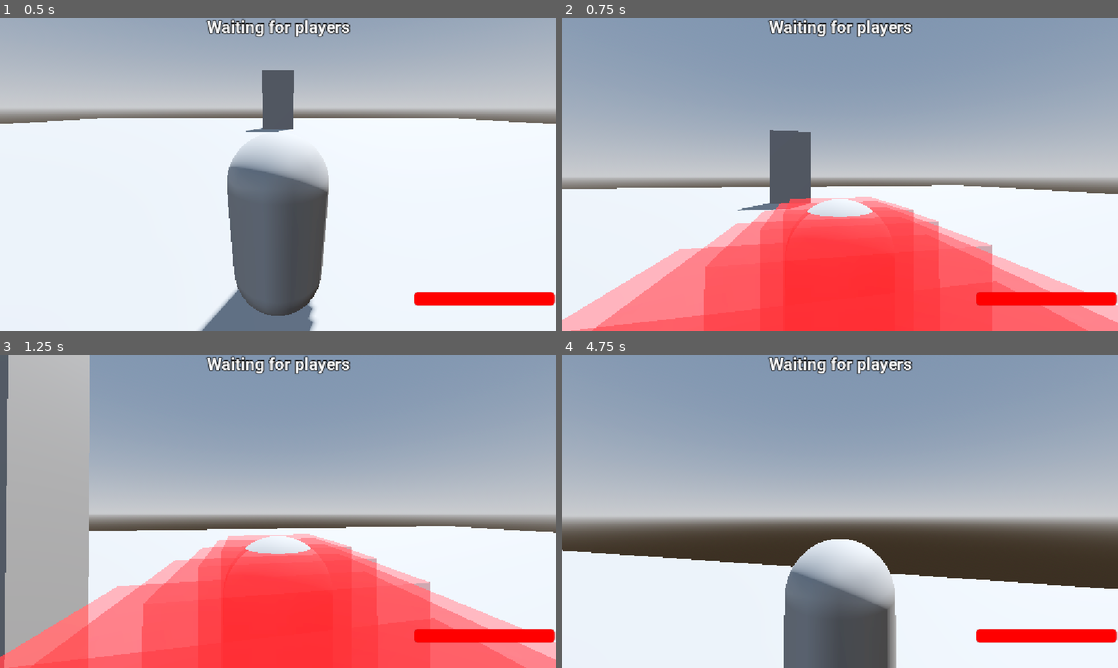
Above: before the commit, frames 1-4 (two rows, left to right).
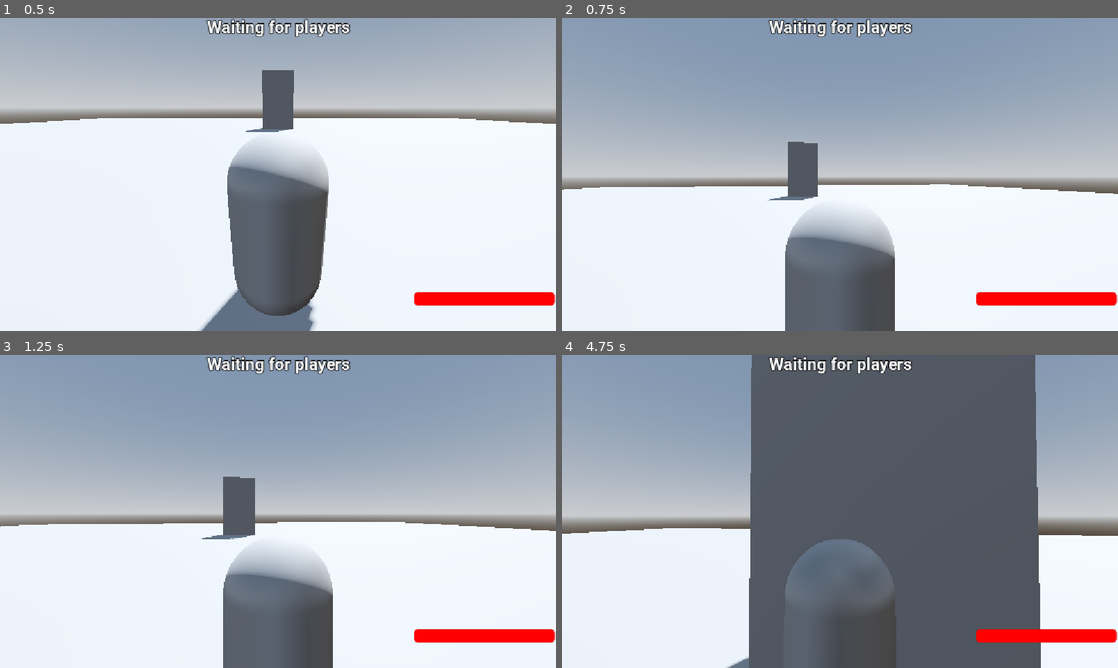
Above: after the commit, the same moments.

Repository: Virus01Official/forgotten_rewrite
Game: Godot game, scene res://main.tscn
Same seed, same stepped clock (60 frames per second), same inputs: the game is played once before the commit and once after it.
Inputs (mouse positions are in pixels of both pictures, inside the frame that each line leads up to):
- Up to frame 1 (0.5 s): no input
- Up to frame 2 (0.75 s): move the mouse to (867, 174) at 0.52 s; hold Up (ui_up) from 0.53 s (still down); hold E (Ability2) from 0.53 s (still down)
- Up to frame 3 (1.25 s): keep holding Up (ui_up); keep holding E (Ability2)
- Up to frame 4 (4.75 s): keep holding Up (ui_up); move the mouse to (812, 511) at 1.27 s; release E (Ability2) at 1.28 s; tap Q (Ability1) at 1.35 s; tap E (Ability2) at 1.55, 3.05, 4.55 s; move the mouse to (851, 505) at 2.02 s; hold E (Ability2) 2.03-2.78 s; move the mouse to (834, 517) at 2.77 s; tap R (Ability3) at 2.85 s; move the mouse to (878, 514) at 3.52 s; hold E (Ability2) 3.53-4.28 s; tap T (Ability4) at 3.6 s; move the mouse to (795, 508) at 4.27 s; click (795, 508) at 4.35 s

Frame 1 is identical in both runs. In frame 2, 27% of the frame differs, in the area x 0-100%, y 35-100%; in frame 3, 39%; in frame 4, 51%, in the area x 0-100%, y 0-100%.

Commit message:
added nyx

Diff:
--- a/UI/player_ui.tscn
+++ b/UI/player_ui.tscn
@@ -77,14 +77,6 @@
 offset_right = 1155.0
 offset_bottom = 650.0
 
-[node name="Label" type="Label" parent="GameStuff/Notifications" unique_id=973034805]
-visible = false
-layout_mode = 2
-text = "I don't fucking know: +35 coins +38 EXP"
-label_settings = SubResource("LabelSettings_c8xti")
-horizontal_alignment = 1
-vertical_alignment = 1
-
 [node name="Health" type="ProgressBar" parent="GameStuff" unique_id=1203356740]
 layout_mode = 0
 offset_left = 858.0
--- a/data/killers/yixi.json
+++ b/data/killers/yixi.json
@@ -9,8 +9,8 @@
 	"sprint_speed": 9.0
   },
   "music": {
-	"lms": "res://assets/music/vanity.mp3",
-	"chase": "res://assets/music/Chase.mp3"
+	"lms": "",
+	"chase": ""
   },
   "voicelines": {
 	"intro": [],
--- a/data/survivors/chance.json
+++ b/data/survivors/chance.json
@@ -1,6 +1,6 @@
 {
   "id": "chance",
-  "display_name": "Chance",
+  "display_name": "Cassidy",
   "type": "survivor",
   "stats": {
 	"health": 80,
--- /dev/null
+++ b/data/survivors/nyx.json
@@ -0,0 +1,38 @@
+{
+  "id": "nyx",
+  "display_name": "Nyx",
+  "type": "survivor",
+  "stats": {
+	"health": 80,
+	"stamina": 100,
+	"walk_speed": 5.0,
+	"sprint_speed": 9.0
+  },
+  "abilities": [
+	{
+	  "id": "ability1",
+	  "name": "Stab",
+	  "icon": "res://assets/textures/abilityTemplate.png",
+	  "cooldown": 30.0,
+	  "type": "nyx_stab",
+	  "damage": 10,
+	  "description": "Nyx lunges forward with a dagger, striking the killer for damage and sustaining herself. The outcome depends on positioning, rewarding precise backstabs with stronger effects."
+	},
+	{
+	  "id": "ability2",
+	  "name": "Crouch",
+	  "icon": "res://assets/textures/abilityTemplate.png",
+	  "cooldown": 45.0,
+	  "type": "crouch",
+	  "description": "Nyx enters a stealth state by crouching with her dagger in hand, silencing her footsteps and preparing for an ambush."
+	},
+	{
+	  "id": "ability3",
+	  "name": "Ritual",
+	  "icon": "res://assets/textures/abilityTemplate.png",
+	  "one_time_use": true,
+	  "type": "ritual",
+	  "description": "Nyx carves a Ritual into the ground, marking a respawn point that enables her second life through Oath."
+	}
+  ]
+}
--- /dev/null
+++ b/scenes/other/notifications_text.tscn
@@ -0,0 +1,15 @@
+[gd_scene format=3 uid="uid://2j4la2283rgo"]
+
+[ext_resource type="FontFile" uid="uid://diu4olylqsotv" path="res://assets/fonts/Roboto/static/Roboto-Bold.ttf" id="1_kckjy"]
+
+[sub_resource type="LabelSettings" id="LabelSettings_c8xti"]
+font = ExtResource("1_kckjy")
+font_size = 39
+outline_size = 6
+outline_color = Color(0, 0, 0, 1)
+
+[node name="Label" type="Label" unique_id=1601778548]
+text = "I don't fucking know: +35 coins +38 EXP"
+label_settings = SubResource("LabelSettings_c8xti")
+horizontal_alignment = 1
+vertical_alignment = 1
--- /dev/null
+++ b/scenes/other/ritual.tscn
@@ -0,0 +1,11 @@
+[gd_scene format=3 uid="uid://c8xuc53pffivt"]
+
+[sub_resource type="BoxMesh" id="BoxMesh_jw1ea"]
+
+[sub_resource type="StandardMaterial3D" id="StandardMaterial3D_jw1ea"]
+albedo_color = Color(0.38039216, 1, 1, 1)
+
+[node name="MeshInstance3D" type="MeshInstance3D" unique_id=1422055229]
+transform = Transform3D(1, 0, 0, 0, 0.10119361, 0, 0, 0, 1, 0, 0, 0)
+mesh = SubResource("BoxMesh_jw1ea")
+surface_material_override/0 = SubResource("StandardMaterial3D_jw1ea")
--- /dev/null
+++ b/scenes/other/snake.tscn
@@ -0,0 +1,11 @@
+[gd_scene format=3 uid="uid://bg2chmdsjyk0v"]
+
+[sub_resource type="StyleBoxFlat" id="StyleBoxFlat_pjmmk"]
+bg_color = Color(0, 0, 0, 1)
+
+[node name="Snake" type="Node2D" unique_id=2082571]
+
+[node name="Panel" type="Panel" parent="." unique_id=798834045]
+offset_right = 1152.0
+offset_bottom = 650.0
+theme_override_styles/panel = SubResource("StyleBoxFlat_pjmmk")
--- a/scripts/ability_component.gd
+++ b/scripts/ability_component.gd
@@ -15,6 +15,8 @@
 
 var slash_hit = preload("res://assets/sfx/Yixi_Hit.mp3")
 var envy_hit = preload("res://assets/sfx/envy_hit.ogg")
+
+var nyx_stab = preload("res://assets/sfx/Dagger_Success.mp3")
 
 var _dash_active := false
 #var _dash_timer := 0.0
@@ -203,7 +205,6 @@
 			$"..".velocity.z = forward.z * dash_speed
 			$"..".move_and_slide()
 
-			hit_flag.append($"..".global_position)
 			$"../..".add_hitbox(
 				$"..".hitboxes,
 				spawn_pos,
@@ -222,6 +223,7 @@
 
 	elif ability == "sword":
 		var hit_flag: Array = []
+		$"..".current_speed = $"..".WALK_SPEED / 2
 		for i in range(5):
 			var spawn_pos = $"..".global_position + -$"..".transform.basis.z * 1.0
 			spawn_pos.y -= 0.9
@@ -230,6 +232,8 @@
 			)
 			await get_tree().create_timer(0.05).timeout
 
+		$"..".current_speed = $"..".WALK_SPEED
+
 	elif ability == "chicken":
 		if $"..".health < $"..".maxhealth:
 			$"..".health = min($"..".health + 50, $"..".maxhealth)
@@ -268,6 +272,86 @@
 				$"..".hitboxes, spawn_pos, hit_flag, 25, "survivor", Vector3(1.0,1.0,1.0), slash_hit, $".."
 			)
 			await get_tree().create_timer(0.05).timeout
+
+	elif ability == "nyx_stab":
+		if $"..".crouching == false:
+			var hit_flag: Array = []
+
+			var forward = -$"..".transform.basis.z
+			forward.y = 0
+			forward = forward.normalized()
+			var dash_speed := 12.0
+			var dash_duration := 0.2
+			var elapsed := 0.0
+
+			$"..".current_speed = 0
+
+			await get_tree().create_timer(0.3).timeout
+
+			$"../SFX".stream = nyx_stab
+			$"../SFX".play()
+
+			while elapsed < dash_duration:
+				var delta = get_physics_process_delta_time()
+				elapsed += delta
+				$"..".velocity.x = forward.x * dash_speed
+				$"..".velocity.z = forward.z * dash_speed
+				$"..".move_and_slide()
+				await get_tree().physics_frame
+
+			for i in range(9):
+				var spawn_pos = $"..".global_position + -$"..".transform.basis.z * 1.0
+				spawn_pos.y -= 0.9
+				$"../..".add_hitbox(
+					$"..".hitboxes, spawn_pos, hit_flag, 25, "killer", Vector3(1.0,1.0,1.0), null, $".."
+				)
+				await get_tree().create_timer(0.05).timeout
+		else:
+			var hit_flag: Array = []
+
+			var forward = -$"..".transform.basis.z
+			forward.y = 0
+			forward = forward.normalized()
+			var dash_speed := 12.0
+			var dash_duration := 0.5
+			var elapsed := 0.0
+
+			var hit_interval := 0.1
+			var hit_timer := 0.0
+
+			$"..".current_speed = 0
+
+			await get_tree().create_timer(0.3).timeout
+
+			$"../SFX".stream = nyx_stab
+			$"../SFX".play()
+
+			while elapsed < dash_duration:
+				var delta = get_physics_process_delta_time()
+				elapsed += delta
+				hit_timer += delta
+
+				$"..".velocity.x = forward.x * dash_speed
+				$"..".velocity.z = forward.z * dash_speed
+				$"..".move_and_slide()
+
+				if hit_timer >= hit_interval:
+					hit_timer = 0.0
+					var spawn_pos = $"..".global_position + -$"..".transform.basis.z * 1.0
+					spawn_pos.y -= 0.9
+					$"../..".add_hitbox(
+						$"..".hitboxes, spawn_pos, hit_flag, 25, "killer", Vector3(1.0,1.0,1.0), null, $".."
+					)
+
+				await get_tree().physics_frame
+
+
+		$"..".current_speed = $"..".WALK_SPEED
+
+	elif ability == "crouch":
+		$"..".crouching = not $"..".crouching
+		$"..".current_speed = $"..".WALK_SPEED / 2
+		$"..".usingAbility = false
 
 	else:
 		print(ability)
--- a/scripts/player.gd
+++ b/scripts/player.gd
@@ -7,7 +7,7 @@
 const MOUSE_SENSITIVITY = 0.003
 
 var malice = 1
-var is_Killer = true
+var is_Killer = false
 
 var current_speed = WALK_SPEED
 
@@ -16,8 +16,12 @@
 @onready var Ability_Component = $Ability_Component
 
 var usingAbility = false
-var equipped_survivor = "swordman"
+var equipped_survivor = "nyx"
 var equipped_killer = "yixi"
+
+var crouching = false
+var oath = 0
+var max_oath = 3
 
 var stunned = false
 
Not shown, added: assets/sfx/Dagger_Success.mp3.import
Not shown, added: assets/sfx/Dagger_Success.mp3
